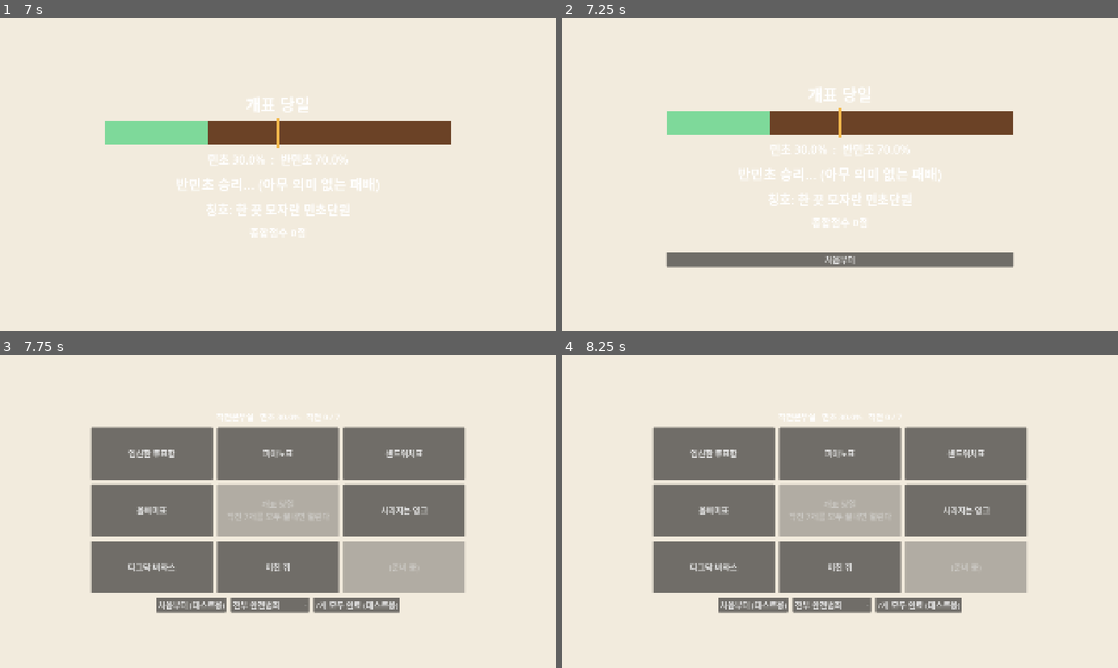
Above: before the commit, frames 1-4 (two rows, left to right).
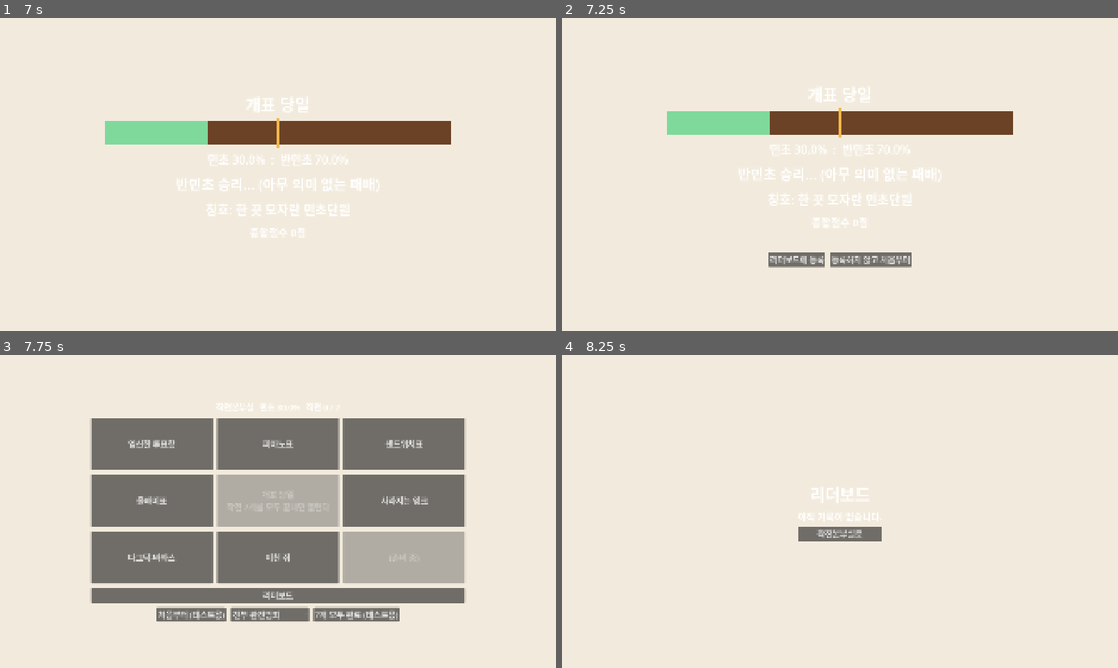
Above: after the commit, the same moments.

Repository: hahaha13791/mincho-game
Game: Godot game, scene res://main/final_count.tscn
The game is run twice, just before and just after one commit, with the same random seed, the same clock (stepped at 60 frames per second) and the same inputs. This scene is started directly instead of the project's main scene.
Inputs (mouse positions are in pixels of both pictures, inside the frame that each line leads up to):
- Up to frame 1 (7 s): tap Enter at 0.5, 2, 3.5 s; move the mouse to (400, 158) at 0.52 s; click (400, 158) at 0.67 s; tap Space at 1.25, 2.75 s; move the mouse to (166, 190) at 1.27 s; click (166, 190) at 1.42 s; move the mouse to (333, 105) at 2.02 s; click (333, 105) at 2.17 s; move the mouse to (250, 237) at 2.77 s; click (250, 237) at 2.92 s; move the mouse to (444, 221) at 3.52 s; click (444, 221) at 3.67 s; move the mouse to (111, 127) at 4.27 s; click (111, 127) at 4.42 s; move the mouse to (305, 174) at 5.02 s; click (305, 174) at 5.17 s; move the mouse to (194, 96) at 5.77 s; click (194, 96) at 5.92 s; move the mouse to (400, 158) at 6.52 s; click (400, 158) at 6.67 s
- Up to frame 2 (7.25 s): no input
- Up to frame 3 (7.75 s): click (278, 596) at 7.25 s, where only the run before the commit has a clickable "처음부터"
- Up to frame 4 (8.25 s): click (840, 596) at 8 s, where only the run after the commit has a clickable "리더보드"

Frame 1 is identical in both runs. In frame 2, 2.2% of the frame differs, in the area x 18-82%, y 74-80%; in frame 3, 14%; in frame 4, 36%, in the area x 16-84%, y 18-83%.

Commit message:
feat(main): 리더보드 추가 (등록, 순위 표시, 로컬 저장)
- 개표 화면의 "리더보드에 등록"으로 user://leaderboard.json에 저장하고 득표와 등급을 초기화
- 종합점수, 최종 득표, 등록 순으로 순위를 매기고 상위 10명과 방금 등록한 항목을 강조해 표시
- 입력이 마우스뿐이라 이름은 "민초단원 N호"로 자동 부여, 깨진 파일은 .bak으로 보존
- 허브에 리더보드 보기 버튼 추가, 저장·순위 로직 테스트 포함

Co-Authored-By: Claude Sonnet 5.5 <noreply@anthropic.com>

Diff:
--- a/common/flow.gd
+++ b/common/flow.gd
@@ -3,6 +3,7 @@
 
 const HUB_SCENE: String = "res://main/hub.tscn"
 const FINAL_SCENE: String = "res://main/final_count.tscn"
+const LEADERBOARD_SCENE: String = "res://main/leaderboard.tscn"
 
 
 func go_hub() -> void:
@@ -17,3 +18,7 @@
 
 func go_final() -> void:
 	get_tree().change_scene_to_file(FINAL_SCENE)
+
+
+func go_leaderboard() -> void:
+	get_tree().change_scene_to_file(LEADERBOARD_SCENE)
--- /dev/null
+++ b/common/leaderboard.gd
@@ -0,0 +1,71 @@
+class_name Leaderboard
+extends RefCounted
+## 리더보드 저장·순위. 종합점수 순, 동점이면 최종 득표 높은 쪽, 그다음은 먼저 등록한 쪽.
+## 항목 = { id, name, score, percent, title, ranks(플레이한 순서대로 Grade.Rank), time }
+
+const PATH: String = "user://leaderboard.json"
+const GLYPHS: Array[String] = ["완", "미", "적"] # 인덱스 = Grade.Rank
+
+## 방금 등록한 항목 id (리더보드 화면에서 강조). 화면을 떠나면 -1로 되돌린다
+static var highlight_id: int = -1
+
+
+static func load_all(path: String = PATH) -> Array[Dictionary]:
+	var out: Array[Dictionary] = []
+	if not FileAccess.file_exists(path):
+		return out
+	var parsed: Variant = JSON.parse_string(FileAccess.get_file_as_string(path))
+	if not parsed is Array:
+		# 깨진 파일은 덮어쓰기 전에 보존한다
+		DirAccess.rename_absolute(ProjectSettings.globalize_path(path), ProjectSettings.globalize_path(path) + ".bak")
+		push_warning("리더보드 파일이 깨져 .bak으로 옮김: " + path)
+		return out
+	for e in parsed:
+		if e is Dictionary:
+			out.append(e)
+	return out
+
+
+static func save(entries: Array[Dictionary], path: String = PATH) -> bool:
+	var f: FileAccess = FileAccess.open(path, FileAccess.WRITE)
+	if f == null:
+		return false
+	f.store_string(JSON.stringify(entries))
+	return true
+
+
+## 새 항목을 entries에 붙이고 돌려준다. 이름은 id로 자동 부여(입력이 마우스뿐이라 이름 입력 없음)
+static func add(entries: Array[Dictionary], score: int, percent: float, title: String, ranks: Array, now: int) -> Dictionary:
+	var next_id: int = 1
+	for e in entries:
+		next_id = maxi(next_id, int(e["id"]) + 1)
+	var entry: Dictionary = {"id": next_id, "name": "민초단원 %d호" % next_id, "score": score, "percent": percent, "title": title, "ranks": ranks, "time": now}
+	entries.append(entry)
+	return entry
+
+
+static func sorted_entries(entries: Array[Dictionary]) -> Array[Dictionary]:
+	var out: Array[Dictionary] = entries.duplicate()
+	out.sort_custom(func(a: Dictionary, b: Dictionary) -> bool:
+		if int(a["score"]) != int(b["score"]):
+			return int(a["score"]) > int(b["score"])
+		if not is_equal_approx(float(a["percent"]), float(b["percent"])):
+			return float(a["percent"]) > float(b["percent"])
+		return int(a["id"]) < int(b["id"]))
+	return out
+
+
+## 정렬된 목록에서 id의 순위(1부터). 없으면 0
+static func rank_of(sorted: Array[Dictionary], id: int) -> int:
+	for i in sorted.size():
+		if int(sorted[i]["id"]) == id:
+			return i + 1
+	return 0
+
+
+## 미니게임별 등급 약자 (예: 완완미적)
+static func glyphs(ranks: Array) -> String:
+	var s: String = ""
+	for r in ranks:
+		s += GLYPHS[int(r)]
+	return s
--- /dev/null
+++ b/common/test_leaderboard.gd
@@ -0,0 +1,45 @@
+extends SceneTree
+## 실행: godot --headless --path . -s res://common/test_leaderboard.gd
+
+var _fails: int = 0
+
+
+func _check(cond: bool, msg: String) -> void:
+	if not cond:
+		_fails += 1
+		printerr("FAIL: " + msg)
+
+
+func _init() -> void:
+	var path: String = "user://test_leaderboard.json"
+	DirAccess.remove_absolute(ProjectSettings.globalize_path(path))
+	_check(Leaderboard.load_all(path).is_empty(), "파일이 없으면 빈 목록")
+
+	var entries: Array[Dictionary] = []
+	var a: Dictionary = Leaderboard.add(entries, 10, 50.0, "가", [0, 1], 100)
+	var b: Dictionary = Leaderboard.add(entries, 21, 79.0, "나", [0, 0], 200)
+	var c: Dictionary = Leaderboard.add(entries, 10, 60.0, "다", [1, 1], 300)
+	var d: Dictionary = Leaderboard.add(entries, 10, 60.0, "라", [1, 1], 400)
+	_check(a["id"] == 1 and d["id"] == 4 and a["name"] == "민초단원 1호", "id와 이름은 순서대로 자동 부여")
+	var s: Array[Dictionary] = Leaderboard.sorted_entries(entries)
+	_check(s[0]["id"] == 2, "점수가 높은 쪽이 1위")
+	_check(s[1]["id"] == 3 and s[2]["id"] == 4, "동점이면 득표가 높은 쪽, 그것도 같으면 먼저 등록한 쪽")
+	_check(s[3]["id"] == 1, "득표가 낮은 동점자는 뒤")
+	_check(Leaderboard.rank_of(s, 4) == 3 and Leaderboard.rank_of(s, 99) == 0, "순위 조회")
+
+	_check(Leaderboard.save(entries, path), "저장 성공")
+	var loaded: Array[Dictionary] = Leaderboard.load_all(path)
+	_check(loaded.size() == 4 and int(loaded[1]["score"]) == 21, "저장 후 다시 읽으면 같다")
+	var e5: Dictionary = Leaderboard.add(loaded, 5, 40.0, "마", [2], 500)
+	_check(e5["id"] == 5, "읽은 뒤에도 id가 이어진다")
+	_check(Leaderboard.glyphs([0, 1, 2]) == "완미적", "등급 약자")
+
+	var f: FileAccess = FileAccess.open(path, FileAccess.WRITE)
+	f.store_string("{깨진 파일")
+	f.close()
+	_check(Leaderboard.load_all(path).is_empty() and FileAccess.file_exists(path + ".bak"), "깨진 파일은 빈 목록, 원본은 .bak으로 보존")
+	DirAccess.remove_absolute(ProjectSettings.globalize_path(path))
+	DirAccess.remove_absolute(ProjectSettings.globalize_path(path + ".bak"))
+
+	print("TEST OK" if _fails == 0 else "TEST FAILED: %d" % _fails)
+	quit(_fails)
--- a/main/final_count.gd
+++ b/main/final_count.gd
@@ -42,12 +42,22 @@
 	box.add_child(_hidden(_label(_detail(), 28)))
 	if FinalRules.is_special(ranks):
 		box.add_child(_hidden(_label(SPECIAL_TEXT, 36)))
+	var buttons: HBoxContainer = HBoxContainer.new()
+	buttons.alignment = BoxContainer.ALIGNMENT_CENTER
+	buttons.add_theme_constant_override("separation", 16)
+	var register: Button = Button.new()
+	register.text = "리더보드에 등록"
+	register.pressed.connect(func() -> void:
+		register.disabled = true # 연타로 두 번 등록되지 않게
+		_register(ranks, percent))
 	var again: Button = Button.new()
-	again.text = "처음부터"
+	again.text = "등록하지 않고 처음부터"
 	again.pressed.connect(func() -> void:
 		GameState.reset()
 		Flow.go_hub())
-	box.add_child(_hidden(again))
+	buttons.add_child(register)
+	buttons.add_child(again)
+	box.add_child(_hidden(buttons))
 
 	await _play(GameState.config.start_mincho_percent, percent)
 
@@ -61,6 +71,17 @@
 	for c in _reveal:
 		await get_tree().create_timer(0.7).timeout
 		c.show()
+
+
+# 리더보드에 등록하고 새 방문자를 위해 득표와 등급을 초기화한다
+func _register(ranks: Array, percent: float) -> void:
+	var entries: Array[Dictionary] = Leaderboard.load_all()
+	var entry: Dictionary = Leaderboard.add(entries, GameState.total_score(), percent, FinalRules.title(ranks, percent), ranks, int(Time.get_unix_time_from_system()))
+	if not Leaderboard.save(entries):
+		push_error("리더보드를 저장하지 못했다: " + Leaderboard.PATH)
+	Leaderboard.highlight_id = entry["id"]
+	GameState.reset()
+	Flow.go_leaderboard()
 
 
 func _show_percent(p: float) -> void:
--- a/main/hub.gd
+++ b/main/hub.gd
@@ -46,6 +46,11 @@
 			continue
 		var slot: int = i if i < CENTER_INDEX else i - 1
 		grid.add_child(_card(LIST.entries[slot] if slot < LIST.entries.size() else null))
+
+	var board: Button = Button.new()
+	board.text = "리더보드"
+	board.pressed.connect(Flow.go_leaderboard)
+	box.add_child(board)
 
 	# shortcut: 테스트용 버튼들. 타이틀과 리더보드가 생기면 제거
 	var tools: HBoxContainer = HBoxContainer.new()
--- /dev/null
+++ b/main/leaderboard.gd
@@ -0,0 +1,56 @@
+extends Control
+## 리더보드 화면. 상위 10명과 방금 등록한 항목(10위 밖이면 아래에 따로)을 보여준다. 임시 버전: 모양은 디자인 단계에서 만든다.
+
+const PALETTE: Palette = preload("res://common/style/palette.tres")
+const TOP: int = 10
+
+
+func _ready() -> void:
+	var bg: ColorRect = ColorRect.new()
+	bg.color = PALETTE.background
+	bg.set_anchors_preset(Control.PRESET_FULL_RECT)
+	add_child(bg)
+	var center: CenterContainer = CenterContainer.new()
+	center.set_anchors_preset(Control.PRESET_FULL_RECT)
+	add_child(center)
+	var box: VBoxContainer = VBoxContainer.new()
+	box.add_theme_constant_override("separation", 12)
+	center.add_child(box)
+
+	var heading: Label = Label.new()
+	heading.text = "리더보드"
+	heading.horizontal_alignment = HORIZONTAL_ALIGNMENT_CENTER
+	heading.add_theme_font_size_override("font_size", 56)
+	box.add_child(heading)
+
+	var sorted: Array[Dictionary] = Leaderboard.sorted_entries(Leaderboard.load_all())
+	if sorted.is_empty():
+		box.add_child(_row_label("아직 기록이 없습니다.", false))
+	for i in mini(TOP, sorted.size()):
+		box.add_child(_row(i + 1, sorted[i]))
+	var mine: int = Leaderboard.rank_of(sorted, Leaderboard.highlight_id)
+	if mine > TOP:
+		box.add_child(_row_label("…", false))
+		box.add_child(_row(mine, sorted[mine - 1]))
+
+	var back: Button = Button.new()
+	back.text = "작전본부실로"
+	back.pressed.connect(func() -> void:
+		Leaderboard.highlight_id = -1
+		Flow.go_hub())
+	box.add_child(back)
+
+
+func _row(rank: int, e: Dictionary) -> Label:
+	var mine: bool = int(e["id"]) == Leaderboard.highlight_id
+	var text: String = "%s%2d위   %s   %d점   %s   %s" % ["★ " if mine else "   ", rank, e["name"], int(e["score"]), e["title"], Leaderboard.glyphs(e["ranks"])]
+	return _row_label(text, mine)
+
+
+func _row_label(text: String, highlight: bool) -> Label:
+	var l: Label = Label.new()
+	l.text = text
+	l.add_theme_font_size_override("font_size", 32)
+	if highlight:
+		l.add_theme_color_override("font_color", PALETTE.danger)
+	return l
--- /dev/null
+++ b/main/leaderboard.tscn
@@ -0,0 +1,12 @@
+[gd_scene load_steps=2 format=3]
+
+[ext_resource type="Script" path="res://main/leaderboard.gd" id="1"]
+
+[node name="LeaderboardScreen" type="Control"]
+layout_mode = 3
+anchors_preset = 15
+anchor_right = 1.0
+anchor_bottom = 1.0
+grow_horizontal = 2
+grow_vertical = 2
+script = ExtResource("1")
Not shown, added: common/leaderboard.gd.uid
Not shown, added: common/test_leaderboard.gd.uid
Not shown, added: main/leaderboard.gd.uid
Not shown, changed: docs/todo/hub.md
